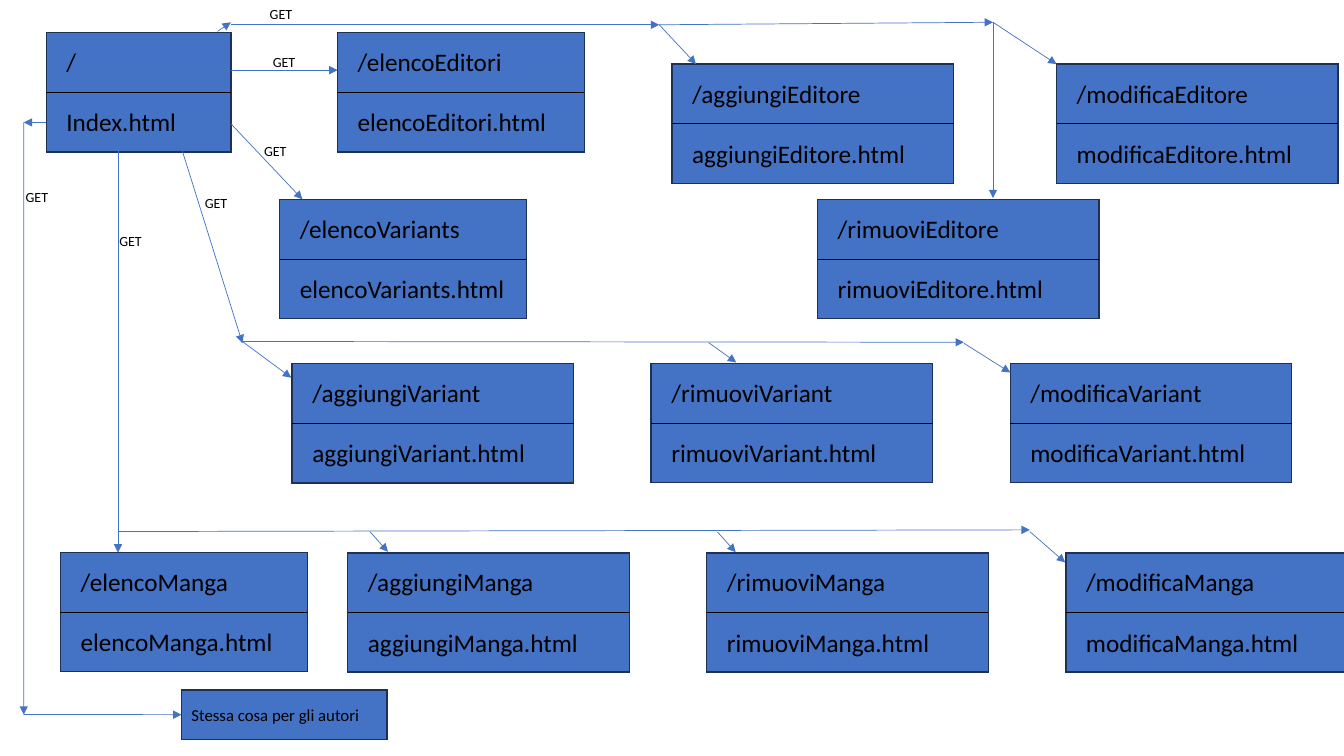
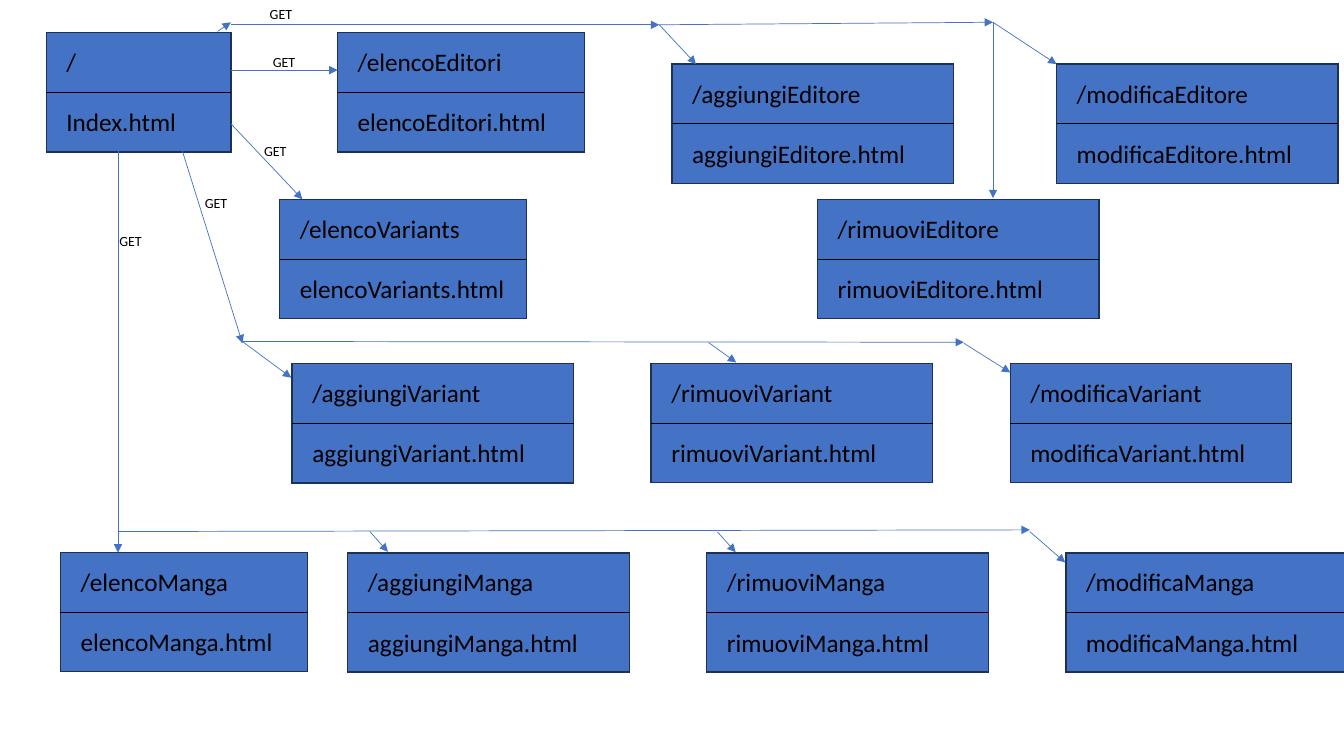
Before and after one commit to livingmeme03/siw-variant, a slide deck: slide 1 of Link_walkthrough_admin.pptx. Drawn at 1344x756 pixels with LibreOffice and Linux fonts; fonts in the diff are those of the drawing. Boxes give left, top, right and bottom in pixels: in the first picture for what was removed or moved away, otherwise in the second. Text is boxed around its words. In the diff, an @@ line names an element or a change of style, - is before the commit and + after.

```diff
--- a/Link_walkthrough_admin.pptx
+++ b/Link_walkthrough_admin.pptx
@@ arrow removed from (24, 122) to (24, 715) @@
@@ arrow removed from (46, 122) to (24, 122) @@
@@ text removed at (x1=26, y1=193, x2=48, y2=202) @@
-GET
@@ arrow removed from (24, 715) to (181, 715) @@
@@ rectangle removed at (x1=181, y1=690, x2=387, y2=739) @@
-Stessa cosa per gli autori
```
Also in this commit, not shown: 7 other files.
